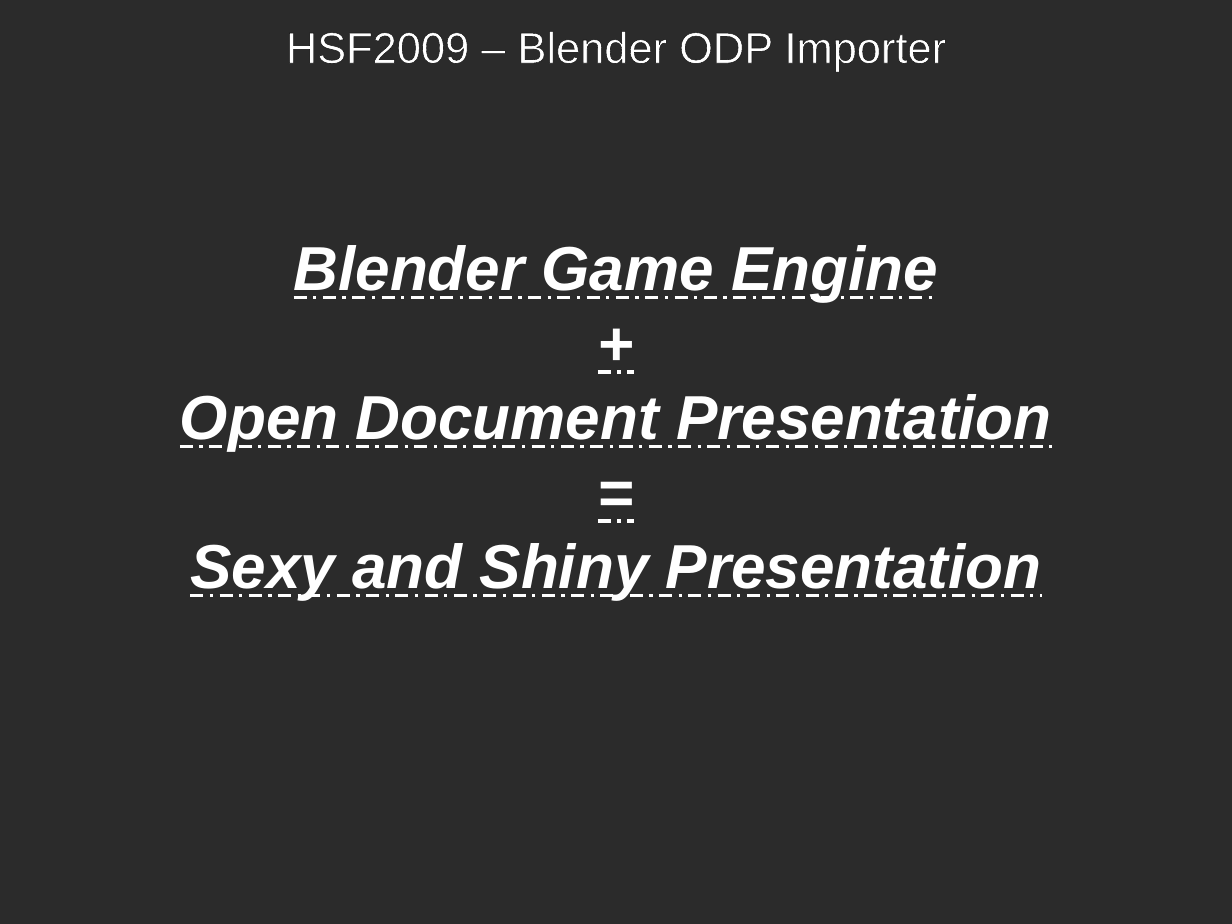
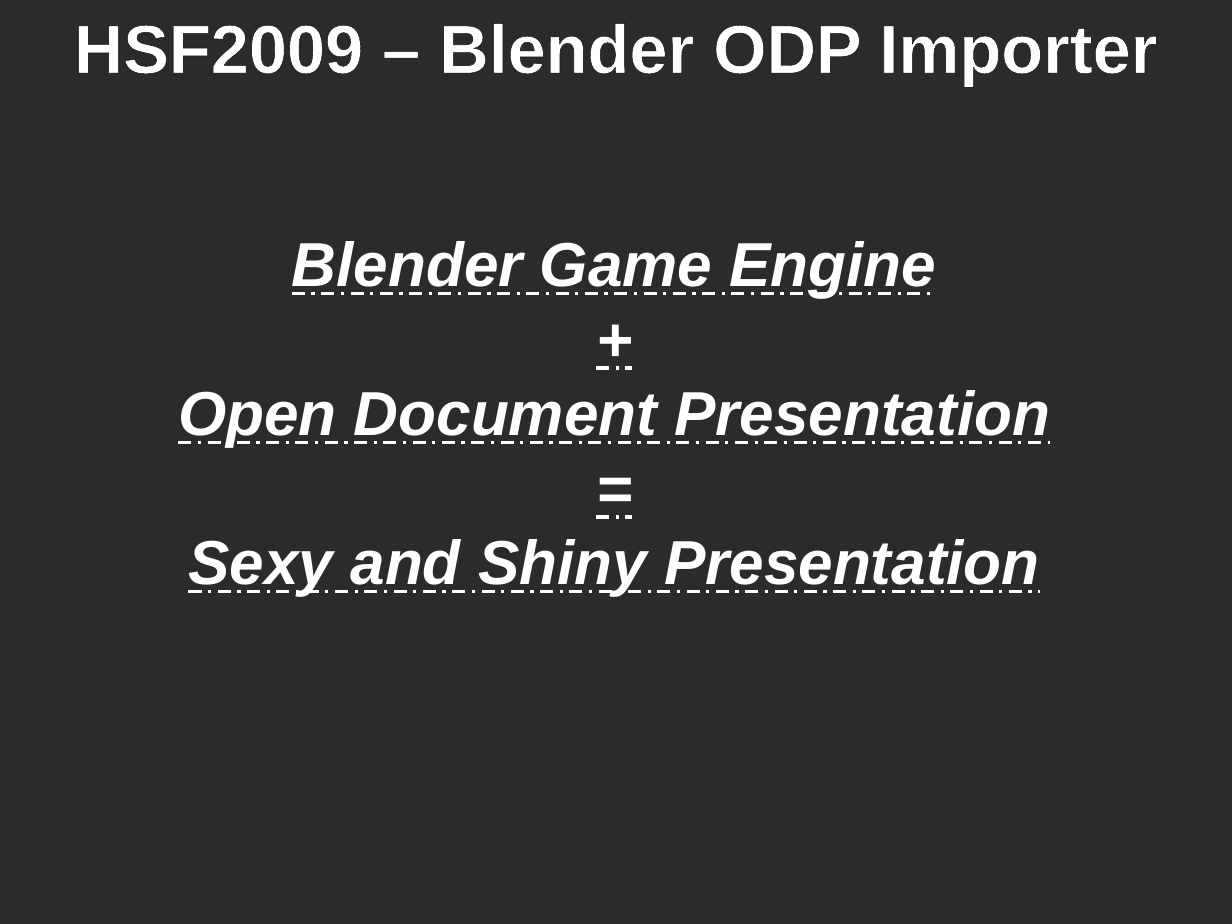
Before and after one commit to kiniou/blender-smooth-slides, a slide deck: slide 1 of import/doc/HSF2009.odp. Drawn at 1232x924 pixels with LibreOffice and Linux fonts; fonts in the diff are those of the drawing; background and template pictures are left out; a plain dark background stands for a picture behind light text. Boxes give left, top, right and bottom in pixels: in the first picture for what was removed or moved away, otherwise in the second. Text is boxed around its words. In the diff, an @@ line names an element or a change of style, - is before the commit and + after.

Commit message:
Road to get ODP Styles working (3)
    * Added reportlab to get layout coordinates and paragraph break (still need a lot of work...)
    * Need to find a good font size conversion formula

```diff
--- a/import/doc/HSF2009.odp
+++ b/import/doc/HSF2009.odp
@@ title "HSF2009 – Blender ODP Importer" at (74,24,1157,86): size 28 to 44.2 pt, bold on @@
@@ subtitle "Blender Game Engine": place and size @@
-subtitle "Blender Game Engine" at (180,245,1052,600)
+subtitle "Blender Game Engine" at (178,241,1050,596)
```
Also in this commit, not shown: 2 other slides changed, 1 other file.
